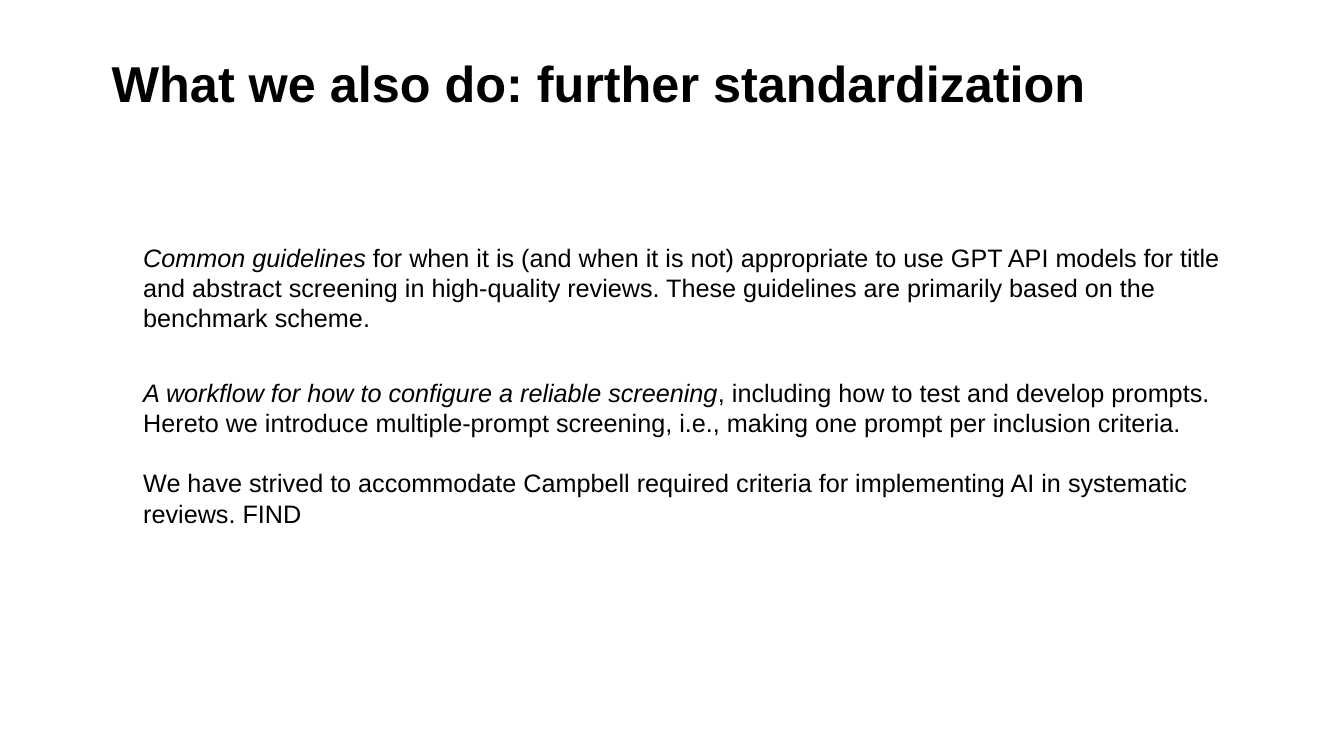
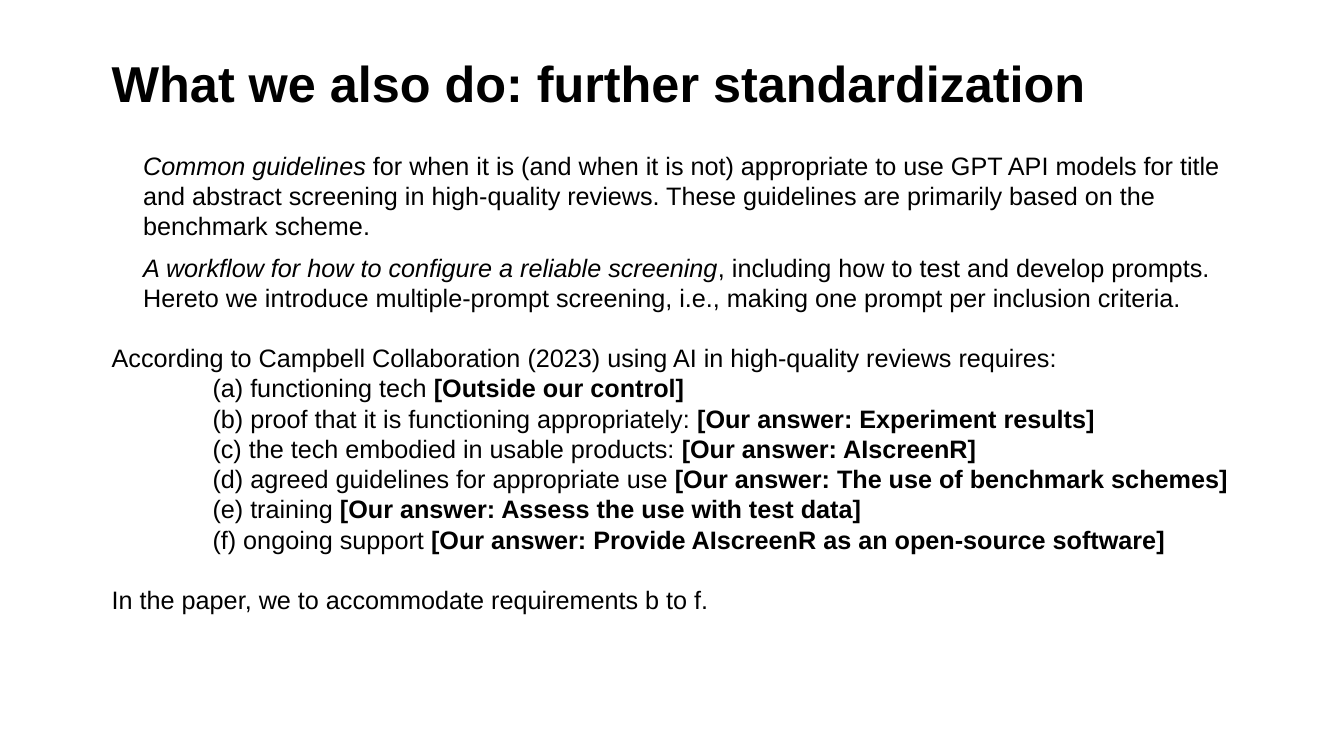
Before and after one commit to MikkelVembye/SRMA-SIG-presentation, a slide deck: slide 9 of SRMA SIG presentation 2024 .potx.pptx. Drawn at 1344x756 pixels with LibreOffice and Linux fonts; fonts in the diff are those of the drawing; background and template pictures are left out. Boxes give left, top, right and bottom in pixels: in the first picture for what was removed or moved away, otherwise in the second. Text is boxed around its words. In the diff, an @@ line names an element or a change of style, - is before the commit and + after.

```diff
--- a/SRMA SIG presentation 2024 .potx.pptx
+++ b/SRMA SIG presentation 2024 .potx.pptx
@@ text "Common guidelines for when it ...": place and size @@
-text "Common guidelines for when it ..." at <box>143,248,1219,524</box>
+text "Common guidelines for when it ..." at <box>112,156,1227,615</box>
@@ text at <box>143,156,1219,236</box>: more space between paragraphs @@
@@ text at <box>112,348,1227,615</box>: text changed @@
-• We have strived to accommodate Campbell required criteria for implementing AI in systematic reviews. FIND
+According to Campbell Collaboration (2023) using AI in high-quality reviews requires:
+(a) functioning tech [Outside our control]
+(b) proof that it is functioning appropriately: [Our answer: Experiment results]
+(c) the tech embodied in usable products: [Our answer: AIscreenR]
+(d) agreed guidelines for appropriate use [Our answer: The use of benchmark schemes]
+(e) training [Our answer: Assess the use with test data]
+(f) ongoing support [Our answer: Provide AIscreenR as an open-source software]
+In the paper, we to accommodate requirements b to f.
```
Also in this commit, not shown: 10 other slides changed, 5 other files.
